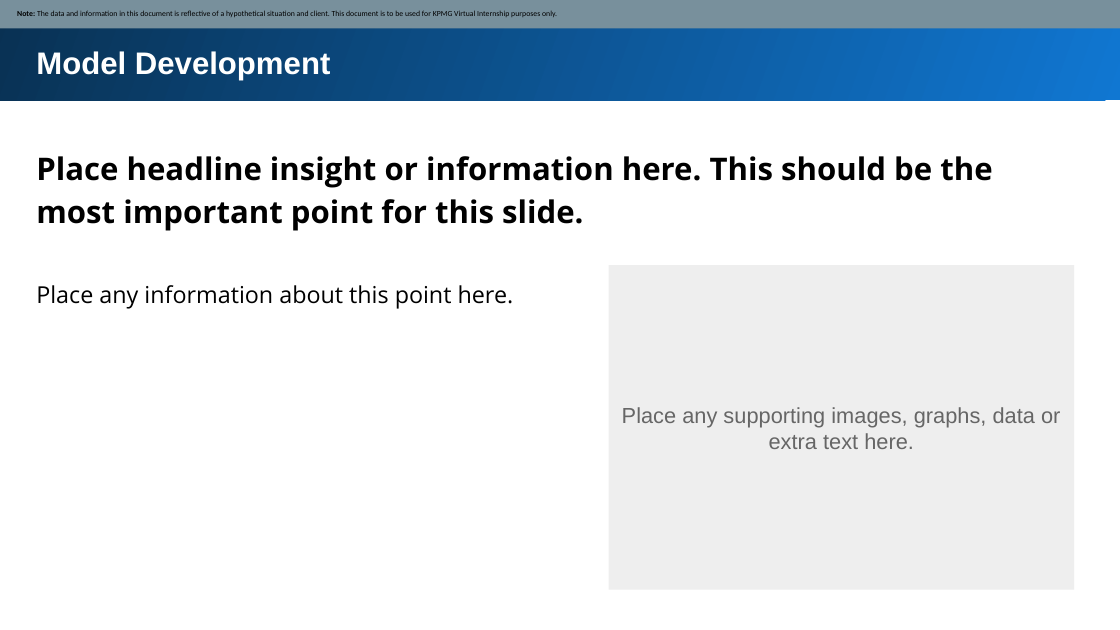
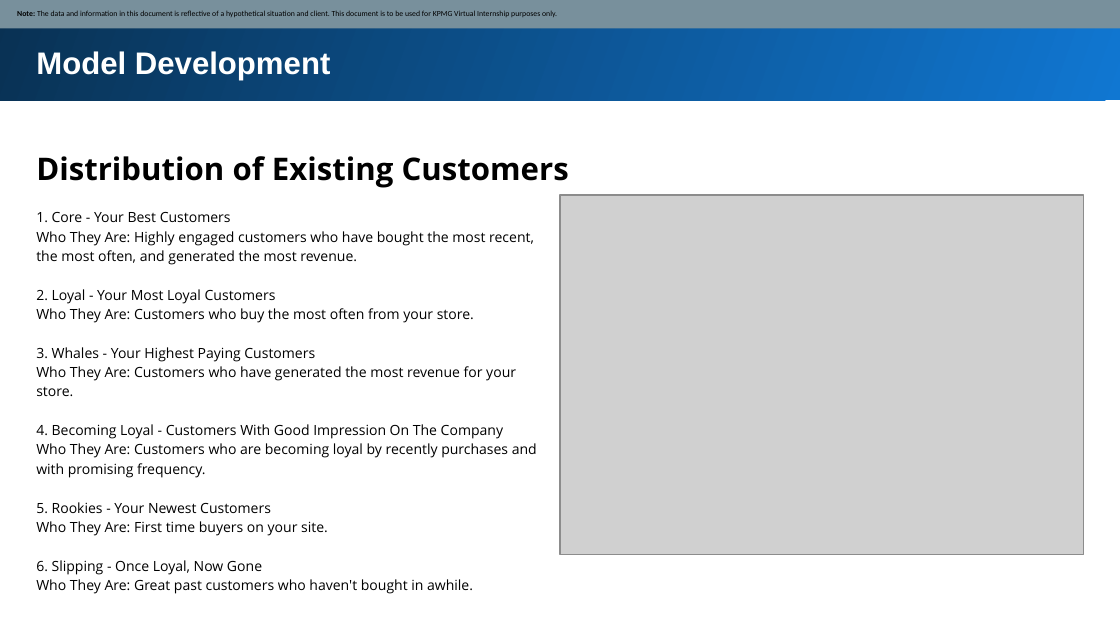
Before and after one commit to jeremychiaa/kpmg-virtual-internship, a slide deck: slide 13 of 02-model-development-slides.pptx. Drawn at 1120x630 pixels with LibreOffice and Linux fonts; fonts in the diff are those of the drawing; grey boxes stand for pictures. Boxes give left, top, right and bottom in pixels: in the first picture for what was removed or moved away, otherwise in the second. Text is boxed around its words. In the diff, an @@ line names an element or a change of style, - is before the commit and + after.

```diff
--- a/02-model-development-slides.pptx
+++ b/02-model-development-slides.pptx
@@ text at box(36, 156, 569, 188): text changed @@
-Place headline insight or information here. This should be the most important point for this slide.
+Distribution of Existing Customers
@@ picture added at box(560, 195, 1084, 554) @@
@@ text added at box(36, 212, 537, 594), 9 pt, text #000000 @@
+1. Core - Your Best Customers
+Who They Are: Highly engaged customers who have bought the most recent, the most often, and generated the most revenue.
+2. Loyal - Your Most Loyal Customers
+Who They Are: Customers who buy the most often from your store.
+3. Whales - Your Highest Paying Customers
+Who They Are: Customers who have generated the most revenue for your store.
+4. Becoming Loyal - Customers With Good Impression On The Company
+Who They Are: Customers who are becoming loyal by recently purchases and with promising frequency.
+5. Rookies - Your Newest Customers
+Who They Are: First time buyers on your site.
+6. Slipping - Once Loyal, Now Gone
+Who They Are: Great past customers who haven't bought in awhile.
@@ rectangle removed at box(609, 265, 1075, 590) @@
@@ text removed at box(36, 285, 514, 309) @@
-Place any information about this point here.
@@ text removed at box(622, 407, 1060, 449) @@
-Place any supporting images, graphs, data or extra text here.
```
Also in this commit, not shown: 5 other slides changed.
